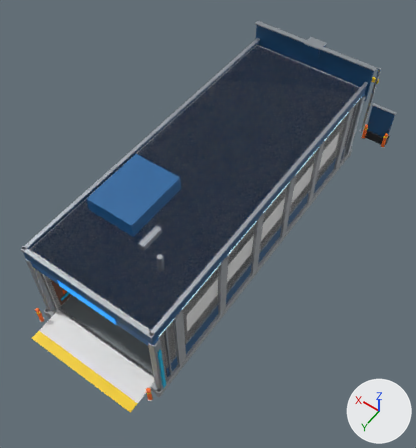
Before and after pictures for a commit that changed the COLLADA model examples/cannon_car_wash/mod_low_vram/art/shapes/ericrolph_cannon_car_wash_lowvram/ericrolph_cannon_car_wash_lowvram.dae.
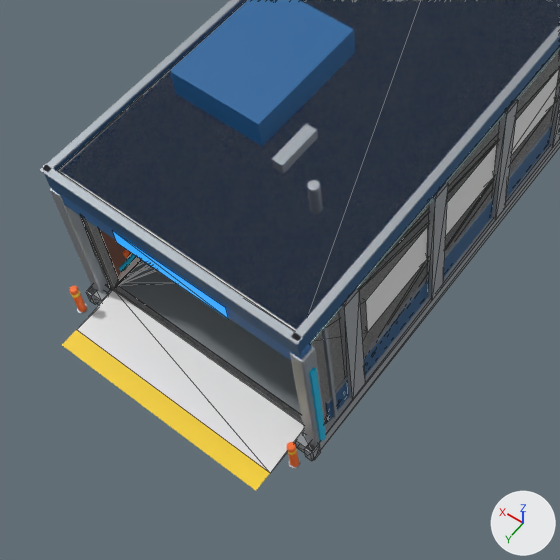
Old and new are each drawn whole from a 50 mm camera at (-11.13, 16.22, 25.04) aimed at (-0.64, 1.53, 1.97) and again close up on the part from 0% to 69% of the width and 36% to 100% of the height. Arrows for +X, +Y and +Z are at lower right; the lights stay in place. The first two pictures are the older version. The close-ups show mesh edges as thin lines. Where no turn or scale is listed for an object, it has been applied to the vertices. Vertices at exactly the same position are counted once.

In view in the first close-up: 'Colmesh-1', 'Colmesh-2', 'Colmesh-4', 'ericrolph_cannon_car_wash_lowvram_CarWash_Roof', 'ericrolph_cannon_car_wash_lowvram_CarWash_Wall_Left', 'ericrolph_cannon_car_wash_lowvram_StaticBatch_corrugated_blu', 'ericrolph_cannon_car_wash_lowvram_StaticBatch_deep_blue', 'ericrolph_cannon_car_wash_lowvram_StaticBatch_exterior_cmu', 'ericrolph_cannon_car_wash_lowvram_StaticBatch_hazard_yellow', 'ericrolph_cannon_car_wash_lowvram_StaticBatch_sign_face', 'ericrolph_cannon_car_wash_lowvram_StaticBatch_stainless', 'ericrolph_cannon_car_wash_lowvram_WetFloorFinish' and 7 more.
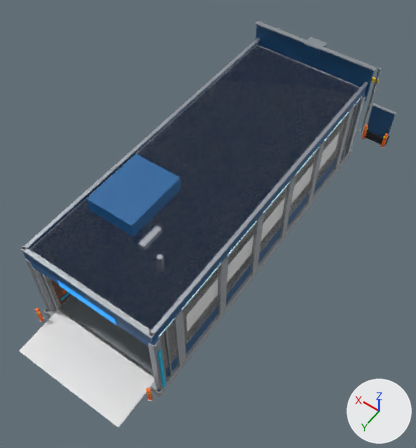
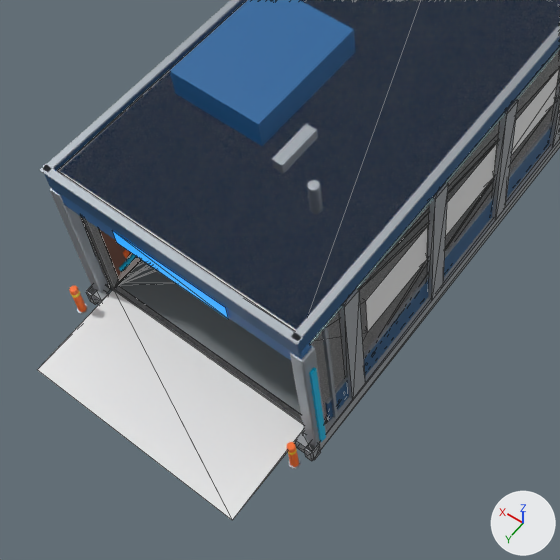
The edits, one by one:
me_ericrolph_cannon_car_wash_lowvram_colmesh_1_mesh is used by ob_colmesh_1; location (0.0, 0.0, 0.06).
me_ericrolph_cannon_car_wash_lowvram_colmesh_1_mesh had 20 vertices, 28 faces and spanned x -3.4..3.4, y -10.3..10.3, z -0.1..0.1.
me_ericrolph_cannon_car_wash_lowvram_colmesh_1_mesh now has 20 vertices, 28 faces and spans x -3.4..3.4, y -10.3..11.6, z -0.1..0.1.
Part 1, on me_ericrolph_cannon_car_wash_lowvram_colmesh_1_mesh:
Vertex 18 of me_ericrolph_cannon_car_wash_lowvram_colmesh_1_mesh moves from (-3.1, 10.3, -0.1) at pixel (270, 473) to (-3.1, 11.6, -0.1) at pixel (232, 520).
Vertex 19 of me_ericrolph_cannon_car_wash_lowvram_colmesh_1_mesh moves from (3.1, 10.3, -0.1) at pixel (76, 329) to (3.1, 11.6, -0.1) at pixel (37, 369).

Location of each change, (x1, y1, x2, y2) in pixels of the close-ups (560 x 560 px; the box of a moved part takes in the faces that stretch with it):
'Colmesh-1', reshaped
    before: (77, 260, 304, 473)
    after: (37, 260, 304, 520)
part 1 of me_ericrolph_cannon_car_wash_lowvram_colmesh_1_mesh, moved or reshaped
    before: (77, 291, 300, 473)
    after: (37, 291, 300, 520)
'ericrolph_cannon_car_wash_lowvram_StaticBatch_hazard_yellow', unchanged, covered by the edit
    before: (62, 289, 297, 491)
    after: (72, 289, 297, 488)
